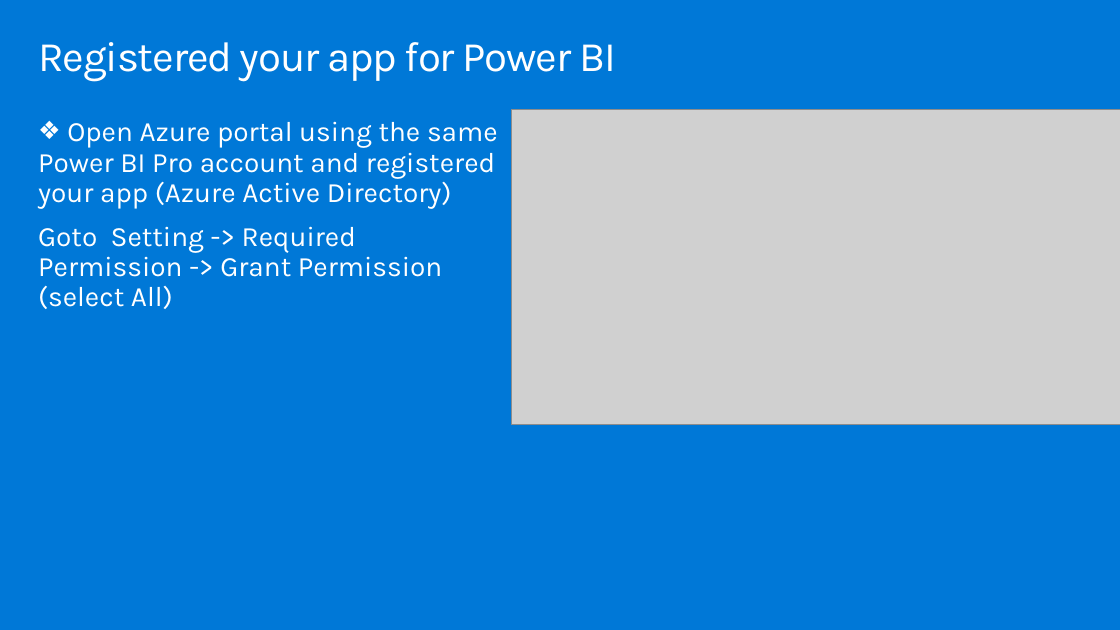
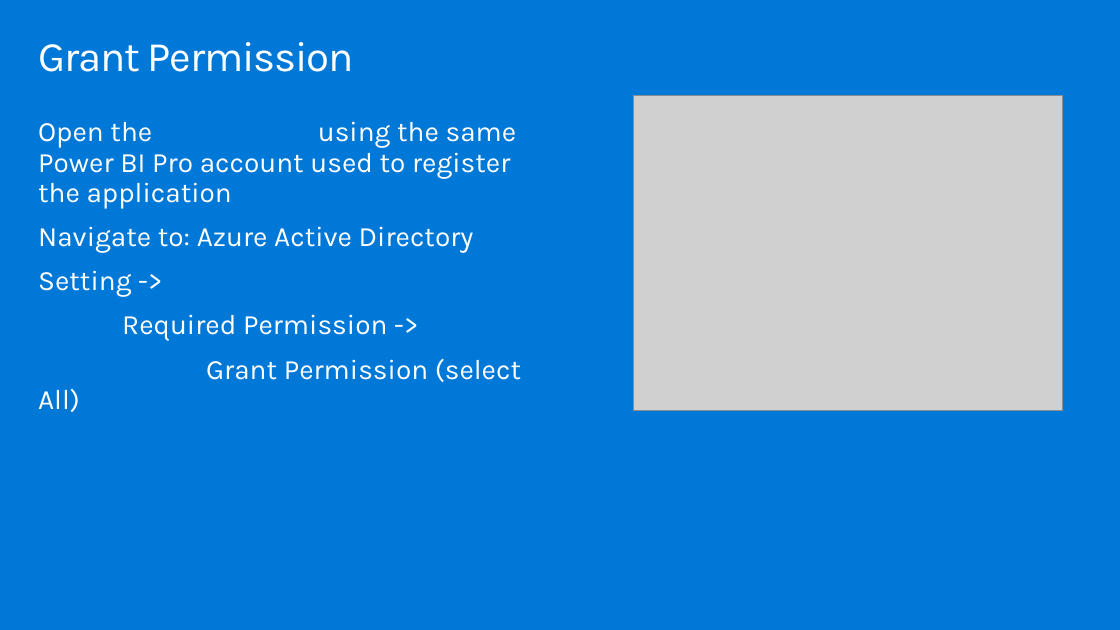
Before and after one commit to hnc198/AzurePowerBI, a slide deck: slide 5 of Hands-on Modules/Embedding/9. Embedding Module.pptx. Drawn at 1120x630 pixels with LibreOffice and Linux fonts; fonts in the diff are those of the drawing; grey boxes stand for pictures. Boxes give left, top, right and bottom in pixels: in the first picture for what was removed or moved away, otherwise in the second. Text is boxed around its words. In the diff, an @@ line names an element or a change of style, - is before the commit and + after.

```diff
--- a/Hands-on Modules/Embedding/9. Embedding Module.pptx
+++ b/Hands-on Modules/Embedding/9. Embedding Module.pptx
@@ title at <box>38,42,354,72</box>: text changed @@
-Registered your app for Power BI
+Grant Permission
@@ picture: place and size @@
-picture at <box>511,109,1120,424</box>
+picture at <box>634,96,1063,411</box>
@@ text at <box>38,121,521,382</box>: text changed @@
-❖ Open Azure portal using the same Power BI Pro account and registered your app (Azure Active Directory)
-Goto Setting -> Required Permission -> Grant Permission (select All)
+Open the Azure Portal using the same Power BI Pro account used to register the application
+Navigate to: Azure Active Directory
+Setting ->
+Required Permission ->
+Grant Permission (select All)
```
Also in this commit, not shown: 7 other slides changed, 3 other files.
